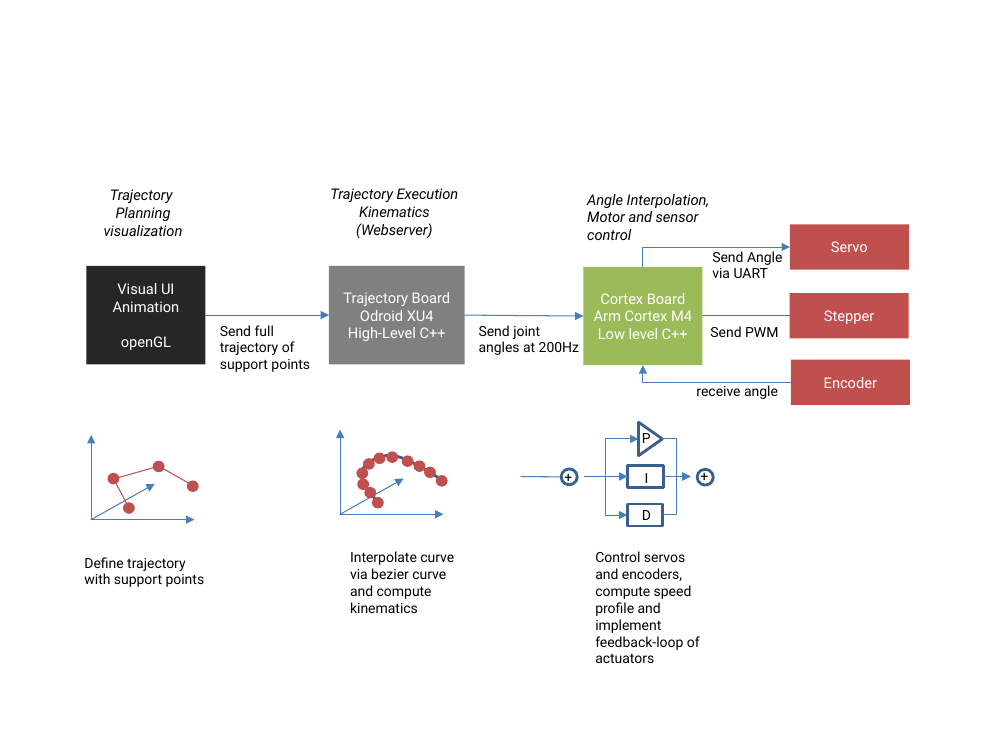
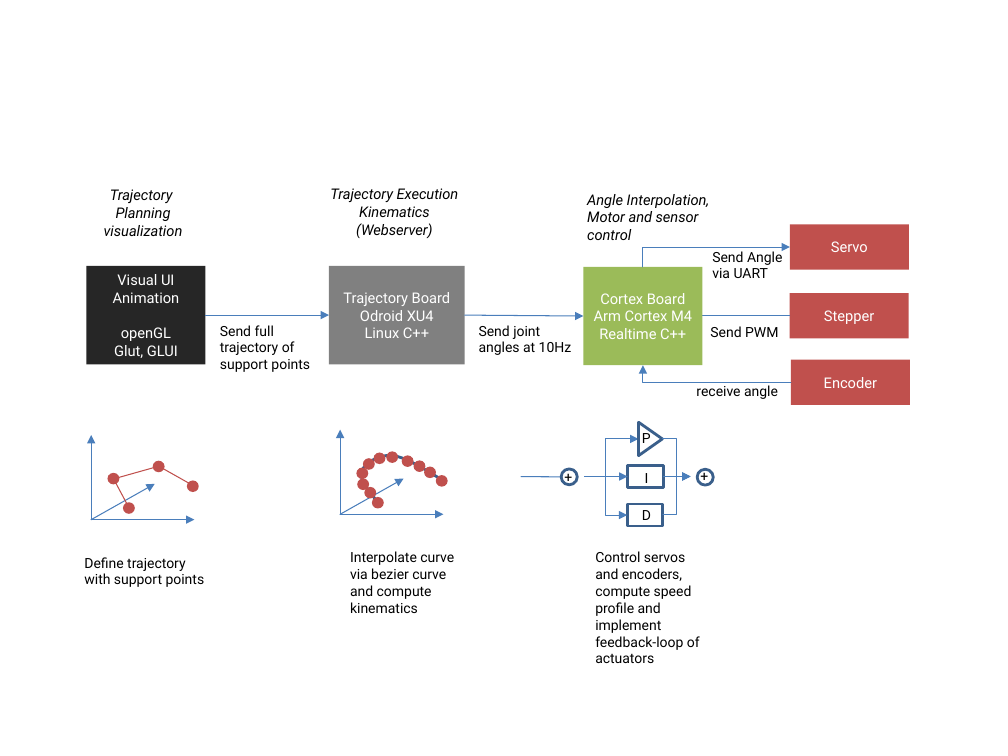
Before and after one commit to goergch/Walter, a slide deck: slide 4 of doc/Walter Documentation.pptx. Drawn at 1008x756 pixels with LibreOffice and Linux fonts; fonts in the diff are those of the drawing. Boxes give left, top, right and bottom in pixels: in the first picture for what was removed or moved away, otherwise in the second. Text is boxed around its words. In the diff, an @@ line names an element or a change of style, - is before the commit and + after.

```diff
--- a/doc/Walter Documentation.pptx
+++ b/doc/Walter Documentation.pptx
@@ text in rectangle at [365,327,429,338]: text changed @@
-High-Level C++
+Linux C++
@@ text at [479,325,572,355]: text changed @@
-Send joint angles at 200Hz
+Send joint angles at 10Hz
@@ text in rectangle at [594,310,692,339]: text changed @@
-Arm Cortex M4 Low level C++
+Arm Cortex M4 Realtime C++
@@ text in rectangle at [114,345,178,358]: paragraph added @@
+Glut, GLUI
```
Also in this commit, not shown: 2 other slides changed, 29 other files.
